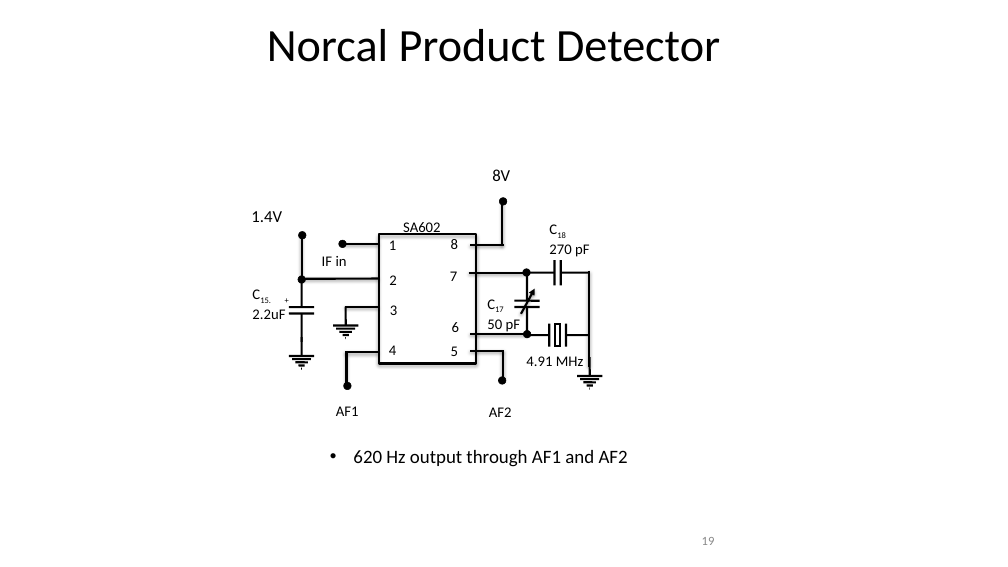
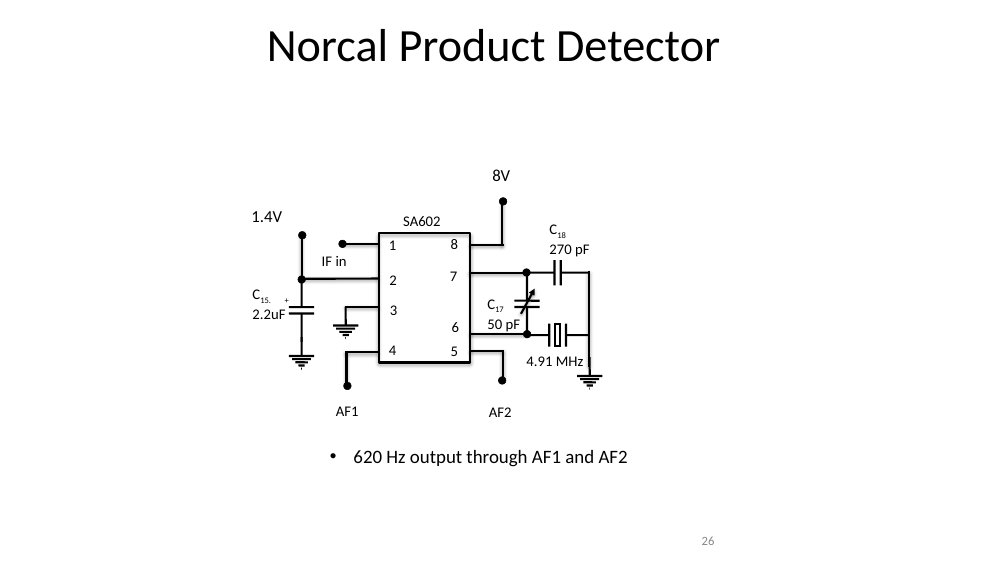
Before and after one commit to jlmucb/class_notes, a slide deck: slide 26 of science/EoRNotes.pptx (slide 19 before the commit). Drawn at 1008x567 pixels with LibreOffice and Linux fonts; fonts in the diff are those of the drawing. Boxes give left, top, right and bottom in pixels: in the first picture for what was removed or moved away, otherwise in the second. Text is boxed around its words. In the diff, an @@ line names an element or a change of style, - is before the commit and + after.

```diff
--- a/science/EoRNotes.pptx
+++ b/science/EoRNotes.pptx
@@ rectangle: place and size @@
-rectangle at [379, 234, 476, 364]
+rectangle at [379, 234, 470, 363]
@@ text "SA602": place and size @@
-text "SA602" at [403, 222, 441, 235]
+text "SA602" at [403, 216, 441, 226]
@@ page number at [702, 536, 715, 545]: text changed @@
-19
+26
```
Also in this commit, not shown: 12 other slides changed, 7 slides added, 1 other file.
